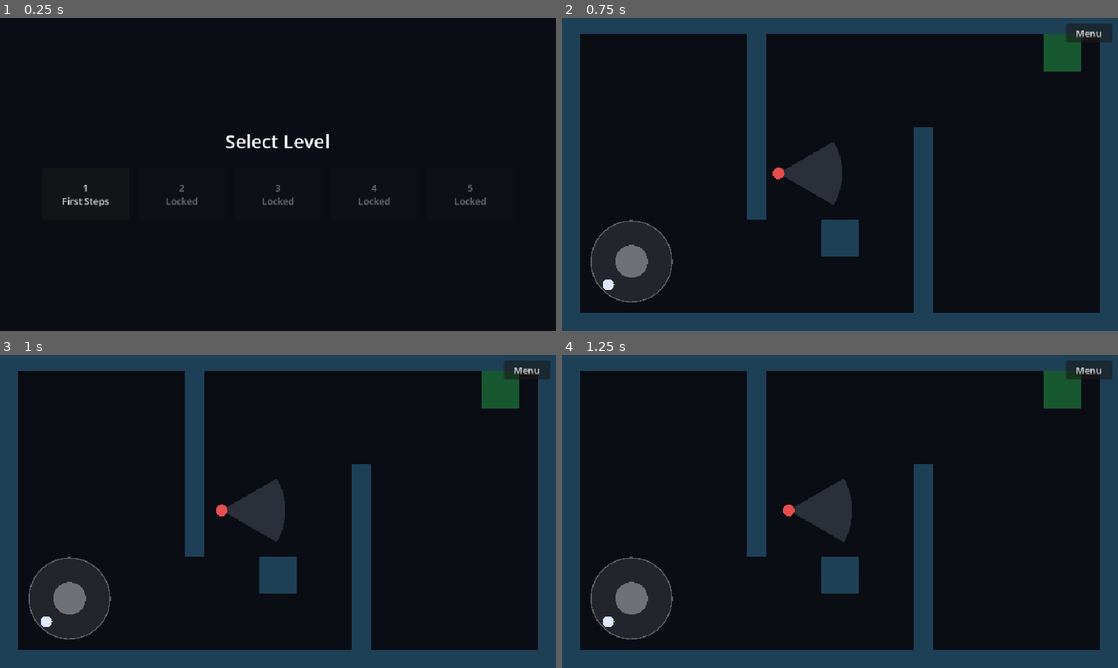
Above: before the commit, frames 1-4 (two rows, left to right).
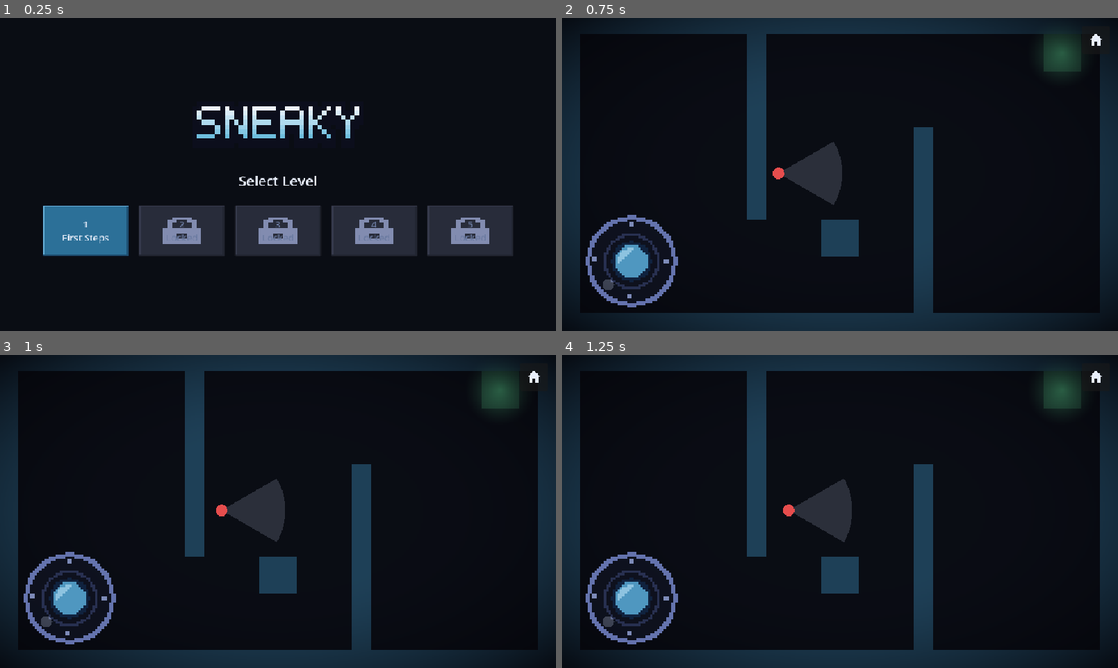
Above: after the commit, the same moments.

Repository: ckopp22/Sneaky
Game: Godot game, scene res://scenes/level_select.tscn
The game is run twice, just before and just after one commit, with the same random seed, the same clock (stepped at 60 frames per second) and the same inputs.
Inputs:
- Up to frame 1 (0.25 s): no input
- Up to frame 2 (0.75 s): click "1 First Steps" at 0.5 s
- Up to frame 3 (1 s): no input
- Up to frame 4 (1.25 s): no input

The runs differ from the first frame. In frame 1, 14% of the frame differs, in the area x 7-93%, y 28-76%; in frame 2, 16%, in the area x 0-100%, y 0-100%; in frame 3, 16%; in frame 4, 16%.

Commit message:
Phase 4 (UI): UI kit theme, joystick, alert bubble, goal glow, vignette, logo
Co-Authored-By: Claude Sonnet 5.5 <noreply@anthropic.com>

Diff:
--- a/project.godot
+++ b/project.godot
@@ -32,6 +32,7 @@
 
 [rendering]
 
+textures/canvas_textures/default_texture_filter=0
 rendering_device/driver.windows="d3d12"
 renderer/rendering_method="gl_compatibility"
 renderer/rendering_method.mobile="gl_compatibility"
--- a/scenes/level_select.tscn
+++ b/scenes/level_select.tscn
@@ -1,6 +1,7 @@
-[gd_scene load_steps=2 format=3]
+[gd_scene load_steps=3 format=3]
 
 [ext_resource type="Script" path="res://scripts/level_select.gd" id="1_select"]
+[ext_resource type="Texture2D" path="res://assets/ui/graphics/logo_sneaky.png" id="2_logo"]
 
 [node name="LevelSelect" type="Control"]
 layout_mode = 3
@@ -23,9 +24,16 @@
 layout_mode = 2
 theme_override_constants/separation = 24
 
+[node name="Logo" type="TextureRect" parent="Center/Box"]
+custom_minimum_size = Vector2(328, 112)
+layout_mode = 2
+texture = ExtResource("2_logo")
+expand_mode = 1
+stretch_mode = 5
+
 [node name="Title" type="Label" parent="Center/Box"]
 layout_mode = 2
-theme_override_font_sizes/font_size = 32
+theme_override_font_sizes/font_size = 24
 text = "Select Level"
 horizontal_alignment = 1
 
--- a/scenes/main.tscn
+++ b/scenes/main.tscn
@@ -1,10 +1,12 @@
-[gd_scene load_steps=6 format=3]
+[gd_scene load_steps=8 format=3]
 
 [ext_resource type="Script" path="res://scripts/main.gd" id="1_main"]
 [ext_resource type="Script" path="res://scripts/level.gd" id="2_level"]
 [ext_resource type="PackedScene" path="res://scenes/player.tscn" id="3_player"]
 [ext_resource type="PackedScene" path="res://scenes/joystick.tscn" id="4_joystick"]
 [ext_resource type="PackedScene" path="res://scenes/result_popup.tscn" id="5_popup"]
+[ext_resource type="Texture2D" path="res://assets/ui/graphics/vignette.png" id="6_vignette"]
+[ext_resource type="Texture2D" path="res://assets/ui/icons/icon_home.png" id="7_home"]
 
 [node name="Main" type="Node2D"]
 script = ExtResource("1_main")
@@ -16,17 +18,30 @@
 
 [node name="UI" type="CanvasLayer" parent="."]
 
+[node name="Vignette" type="TextureRect" parent="UI"]
+texture_filter = 2
+anchors_preset = 15
+anchor_right = 1.0
+anchor_bottom = 1.0
+grow_horizontal = 2
+grow_vertical = 2
+mouse_filter = 2
+texture = ExtResource("6_vignette")
+expand_mode = 1
+
 [node name="Joystick" parent="UI" instance=ExtResource("4_joystick")]
 
 [node name="Menu" type="Button" parent="UI"]
 anchors_preset = 1
 anchor_left = 1.0
 anchor_right = 1.0
-offset_left = -90.0
-offset_top = 10.0
-offset_right = -10.0
-offset_bottom = 42.0
+offset_left = -62.0
+offset_top = 14.0
+offset_right = -14.0
+offset_bottom = 62.0
 grow_horizontal = 0
-text = "Menu"
+theme_type_variation = &"SquareButton"
+icon = ExtResource("7_home")
+icon_alignment = 1
 
 [node name="ResultPopup" parent="UI" instance=ExtResource("5_popup")]
--- a/scenes/result_popup.tscn
+++ b/scenes/result_popup.tscn
@@ -30,28 +30,40 @@
 grow_horizontal = 2
 grow_vertical = 2
 
-[node name="Box" type="VBoxContainer" parent="Center"]
+[node name="Panel" type="PanelContainer" parent="Center"]
+layout_mode = 2
+
+[node name="Margin" type="MarginContainer" parent="Center/Panel"]
+layout_mode = 2
+theme_override_constants/margin_left = 32
+theme_override_constants/margin_top = 28
+theme_override_constants/margin_right = 32
+theme_override_constants/margin_bottom = 28
+
+[node name="Box" type="VBoxContainer" parent="Center/Panel/Margin"]
 layout_mode = 2
 theme_override_constants/separation = 16
 
-[node name="Title" type="Label" parent="Center/Box"]
+[node name="Title" type="Label" parent="Center/Panel/Margin/Box"]
 layout_mode = 2
-theme_override_font_sizes/font_size = 32
+theme_override_font_sizes/font_size = 28
 text = "Bummer... try again?"
 horizontal_alignment = 1
 
-[node name="Retry" type="Button" parent="Center/Box"]
-custom_minimum_size = Vector2(160, 48)
+[node name="Retry" type="Button" parent="Center/Panel/Margin/Box"]
+custom_minimum_size = Vector2(200, 48)
 layout_mode = 2
 text = "Try Again"
 
-[node name="Next" type="Button" parent="Center/Box"]
+[node name="Next" type="Button" parent="Center/Panel/Margin/Box"]
 visible = false
-custom_minimum_size = Vector2(160, 48)
+custom_minimum_size = Vector2(200, 48)
 layout_mode = 2
+theme_type_variation = &"SuccessButton"
 text = "Next Level"
 
-[node name="Menu" type="Button" parent="Center/Box"]
-custom_minimum_size = Vector2(160, 48)
+[node name="Menu" type="Button" parent="Center/Panel/Margin/Box"]
+custom_minimum_size = Vector2(200, 48)
 layout_mode = 2
+theme_type_variation = &"SecondaryButton"
 text = "Levels"
--- a/scripts/config.gd
+++ b/scripts/config.gd
@@ -3,12 +3,12 @@
 const TILE_SIZE: int = 32
 const PLAYER_SPEED: float = 120.0
 const PLAYER_RADIUS: float = 10.0
-const JOYSTICK_RADIUS: float = 70.0
+const JOYSTICK_RADIUS: float = 44.0
 const JOYSTICK_DEADZONE: float = 0.15
 
 const BACKGROUND_COLOR: Color = Color(0.04, 0.05, 0.08)
 const WALL_COLOR: Color = Color(0.12, 0.25, 0.34)
-const GOAL_COLOR: Color = Color(0.2, 0.9, 0.4, 0.35)
+const GOAL_COLOR: Color = Color(0.43, 1.0, 0.67, 0.2)
 const PLAYER_COLOR: Color = Color(0.85, 0.9, 1.0)
 
 const WALL_LAYER: int = 2
--- a/scripts/game.gd
+++ b/scripts/game.gd
@@ -9,6 +9,7 @@
 
 func _ready() -> void:
 	RenderingServer.set_default_clear_color(Config.BACKGROUND_COLOR)
+	get_window().theme = UiTheme.build()
 
 
 func level_path(id: int) -> String:
--- a/scripts/joystick.gd
+++ b/scripts/joystick.gd
@@ -2,6 +2,11 @@
 extends Control
 
 signal moved(vector: Vector2)
+
+const ART_SCALE: float = 2.0
+const BASE_TEXTURE: Texture2D = preload("res://assets/ui/joystick/joystick_base.png")
+const KNOB_TEXTURE: Texture2D = preload("res://assets/ui/joystick/joystick_knob.png")
+const KNOB_ACTIVE_TEXTURE: Texture2D = preload("res://assets/ui/joystick/joystick_knob_active.png")
 
 var _touch_index: int = -1
 var _knob_offset: Vector2 = Vector2.ZERO
@@ -41,6 +46,10 @@
 
 func _draw() -> void:
 	var center: Vector2 = size / 2.0
-	draw_circle(center, Config.JOYSTICK_RADIUS, Color(1, 1, 1, 0.1))
-	draw_arc(center, Config.JOYSTICK_RADIUS, 0.0, TAU, 48, Color(1, 1, 1, 0.3), 2.0)
-	draw_circle(center + _knob_offset, 28.0, Color(1, 1, 1, 0.35))
+	_draw_centered(BASE_TEXTURE, center)
+	_draw_centered(KNOB_ACTIVE_TEXTURE if _touch_index != -1 else KNOB_TEXTURE, center + _knob_offset)
+
+
+func _draw_centered(texture: Texture2D, at: Vector2) -> void:
+	var texture_size: Vector2 = texture.get_size() * ART_SCALE
+	draw_texture_rect(texture, Rect2(at - texture_size / 2.0, texture_size), false)
--- a/scripts/level.gd
+++ b/scripts/level.gd
@@ -4,6 +4,7 @@
 signal goal_reached
 signal player_spotted
 
+const GOAL_GLOW: Texture2D = preload("res://assets/ui/graphics/goal_glow.png")
 const GUARD_SCENE: PackedScene = preload("res://scenes/guard.tscn")
 const LIGHT_SCENE: PackedScene = preload("res://scenes/light.tscn")
 
@@ -12,6 +13,10 @@
 
 var _walls: Array[Rect2] = []
 var _goal: Rect2 = Rect2()
+
+
+func _ready() -> void:
+	texture_filter = CanvasItem.TEXTURE_FILTER_LINEAR
 
 
 func load_json(path: String) -> bool:
@@ -86,4 +91,5 @@
 func _draw() -> void:
 	for wall: Rect2 in _walls:
 		draw_rect(wall, Config.WALL_COLOR)
+	draw_texture_rect(GOAL_GLOW, _goal.grow(32.0), false)
 	draw_rect(_goal, Config.GOAL_COLOR)
--- a/scripts/level_select.gd
+++ b/scripts/level_select.gd
@@ -8,6 +8,7 @@
 	for id: int in range(1, Game.LEVEL_COUNT + 1):
 		var button := Button.new()
 		button.custom_minimum_size = Vector2(150, 90)
+		button.theme_type_variation = "LevelDoneButton" if id <= completed else "LevelButton"
 		if Save.is_unlocked(id):
 			var status: String = "\nDone" if id <= completed else ""
 			button.text = "%d\n%s%s" % [id, Game.level_name(id), status]
--- a/scripts/result_popup.gd
+++ b/scripts/result_popup.gd
@@ -5,10 +5,10 @@
 signal next_pressed
 signal menu_pressed
 
-@onready var _title: Label = $Center/Box/Title
-@onready var _retry: Button = $Center/Box/Retry
-@onready var _next: Button = $Center/Box/Next
-@onready var _menu: Button = $Center/Box/Menu
+@onready var _title: Label = $Center/Panel/Margin/Box/Title
+@onready var _retry: Button = $Center/Panel/Margin/Box/Retry
+@onready var _next: Button = $Center/Panel/Margin/Box/Next
+@onready var _menu: Button = $Center/Panel/Margin/Box/Menu
 
 
 func _ready() -> void:
--- /dev/null
+++ b/scripts/ui_theme.gd
@@ -0,0 +1,40 @@
+class_name UiTheme
+
+const DIR: String = "res://assets/ui/"
+const TEXT: Color = Color("e8eefa")
+const TEXT_DIM: Color = Color("6a7aa0")
+
+
+static func build() -> Theme:
+	var theme := Theme.new()
+	theme.default_font_size = 16
+	theme.set_color("font_color", "Label", TEXT)
+	for state: String in ["font_color", "font_hover_color", "font_pressed_color", "font_focus_color"]:
+		theme.set_color(state, "Button", TEXT)
+	theme.set_color("font_disabled_color", "Button", TEXT_DIM)
+	theme.set_stylebox("panel", "PanelContainer", _box("panels/panel", 0))
+	_button(theme, "Button", "btn_primary", "btn_primary_pressed", "btn_disabled")
+	_button(theme, "SecondaryButton", "btn_secondary", "btn_secondary_pressed", "btn_disabled")
+	_button(theme, "SuccessButton", "btn_success", "btn_success_pressed", "btn_disabled")
+	_button(theme, "SquareButton", "btn_square_secondary", "btn_square_secondary_pressed", "btn_square_disabled")
+	_button(theme, "LevelButton", "level_open", "level_open_pressed", "level_locked")
+	_button(theme, "LevelDoneButton", "level_done", "level_done", "level_locked")
+	return theme
+
+
+static func _button(theme: Theme, type: String, normal: String, pressed: String, disabled: String) -> void:
+	if type != "Button":
+		theme.set_type_variation(type, "Button")
+	theme.set_stylebox("normal", type, _box("buttons/" + normal, 12))
+	theme.set_stylebox("hover", type, _box("buttons/" + normal, 12))
+	theme.set_stylebox("pressed", type, _box("buttons/" + pressed, 12))
+	theme.set_stylebox("disabled", type, _box("buttons/" + disabled, 12))
+	theme.set_stylebox("focus", type, StyleBoxEmpty.new())
+
+
+static func _box(path: String, content_margin: float) -> StyleBoxTexture:
+	var box := StyleBoxTexture.new()
+	box.texture = load(DIR + path + ".png") as Texture2D
+	box.set_texture_margin_all(8.0)
+	box.set_content_margin_all(content_margin)
+	return box
--- a/scripts/vision.gd
+++ b/scripts/vision.gd
@@ -2,6 +2,8 @@
 extends Node2D
 
 signal spotted
+
+const ALERT_BUBBLE: Texture2D = preload("res://assets/ui/graphics/alert_bubble.png")
 
 var fov_deg: float = Config.GUARD_FOV
 var view_range: float = Config.GUARD_RANGE
@@ -82,4 +84,4 @@
 			draw_colored_polygon(PackedVector2Array([Vector2.ZERO, a, b]), color)
 	_draw_body()
 	if _seen_time > 0.0:
-		draw_string(ThemeDB.fallback_font, Vector2(-4.0, -16.0), "!", HORIZONTAL_ALIGNMENT_LEFT, -1, 22, Color.RED)
+		draw_texture(ALERT_BUBBLE, Vector2(-11.0, -42.0))
Binary file added: assets/ui/buttons/btn_danger.png
Not shown, added: assets/ui/buttons/btn_danger.png.import
Binary file added: assets/ui/buttons/btn_danger_pressed.png
Not shown, added: assets/ui/buttons/btn_danger_pressed.png.import
Binary file added: assets/ui/buttons/btn_disabled.png
Not shown, added: assets/ui/buttons/btn_disabled.png.import
Binary file added: assets/ui/buttons/btn_primary.png
Not shown, added: assets/ui/buttons/btn_primary.png.import
Binary file added: assets/ui/buttons/btn_primary_pressed.png
Not shown, added: assets/ui/buttons/btn_primary_pressed.png.import
Binary file added: assets/ui/buttons/btn_secondary.png
Not shown, added: assets/ui/buttons/btn_secondary.png.import
(and 91 more such lines)
